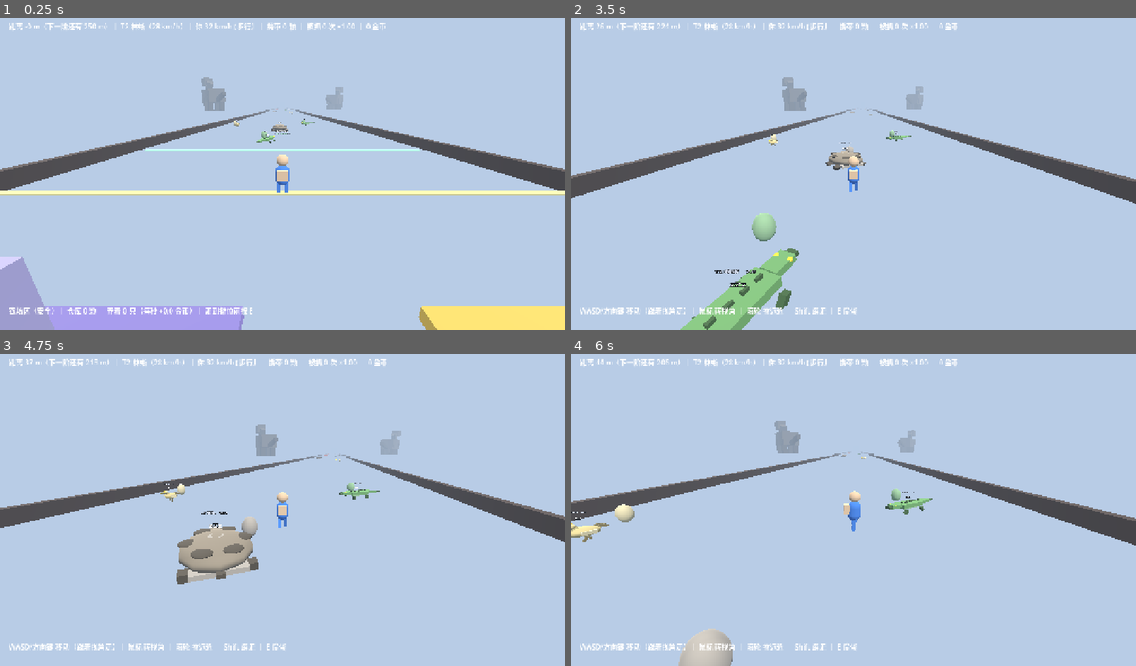
Above: before the commit, frames 1-4 (two rows, left to right).
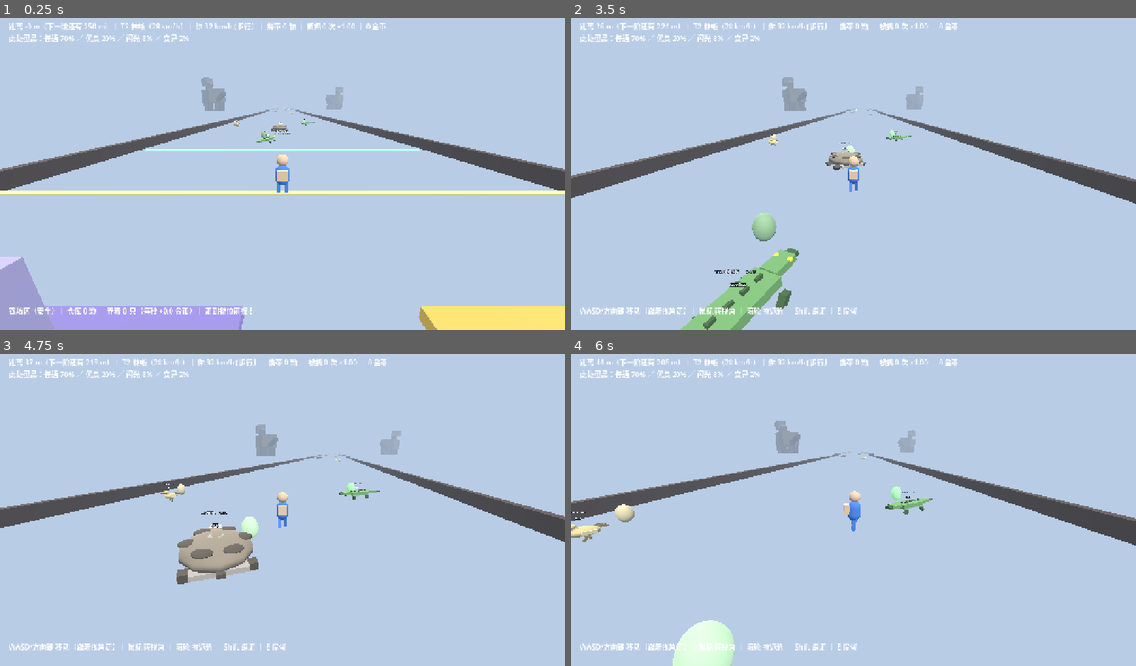
Above: after the commit, the same moments.

Repository: YacgoSomaz/steal_egg
Game: Godot game, scene res://scenes/main.tscn
The game is run twice, just before and just after one commit, with the same random seed, the same clock (stepped at 60 frames per second) and the same inputs.
Inputs (mouse positions are in pixels of both pictures, inside the frame that each line leads up to):
- Up to frame 1 (0.25 s): no input
- Up to frame 2 (3.5 s): tap Enter at 0.5 s; move the mouse to (881, 170) at 0.52 s; hold W (move_forward) from 0.53 s (still down); tap F at 0.6 s; move the mouse to (825, 174) at 1.27 s; tap T at 1.35 s; move the mouse to (864, 164) at 2.02 s; tap 1 at 2.1 s; move the mouse to (847, 177) at 2.77 s; tap 7 at 2.85 s
- Up to frame 3 (4.75 s): keep holding W (move_forward); move the mouse to (322, 510) at 3.52 s; tap R at 3.6 s; move the mouse to (237, 503) at 4.27 s; tap P at 4.35 s
- Up to frame 4 (6 s): move the mouse to (859, 506) at 5.02 s; hold Shift 5.03-5.78 s; move the mouse to (830, 500) at 5.77 s; release W (move_forward) at 5.78 s; hold D (move_right) from 5.78 s (still down); tap E at 5.85 s

The runs differ from the first frame. In frame 1, 0.3% of the frame differs, in the area x 1-54%, y 5-35%; in frame 2, 0.3%; in frame 3, 0.5%; in frame 4, 1.6%, in the area x 1-59%, y 5-100%.

Commit message:
蛋品按跑道长度递增：越深越容易出稀有蛋
用户要求："还是按跑道长度来逐渐出现越来越稀有的蛋吧"

原实现的问题
   roll_quality(rng) 是**纯随机**，跟距离完全无关——
   20 米处的林蜥蛋和 4000 米处的宇宙龙蛋，出闪光/变异的概率一模一样。
   "跑得更深"只换来更高的阶位，蛋本身的稀有度没有任何变化。

改法
   - QUALITIES 删掉 cum 字段（加了距离曲线后它会变成第二个真相来源，
     两处都能算概率早晚对不上——正好是刚踩过的坑）
   - 新增 QUALITY_BASE / QUALITY_DEEP 两张概率表，按距离线性插值：
       起点：普通 70% / 优良 20% / 闪光  8% / 变异  2%
       满距：普通 25% / 优良 30% / 闪光 30% / 变异 15%
     平均倍率 ×1.185 → ×1.633（+38%）
   - 新增 quality_t() / quality_chance()，HUD 和自检共用同一份换算
   - track.gd 传 z（连续距离）而不是 tier：tier 每 2~3 段才跳一阶，
     用距离更平滑，玩家"再往前一点更划算"的感觉才连贯

让玩家看得见（不然曲线等于不存在）
   - egg.gd 按品质分档：体积 1.0/1.12/1.24/1.36 倍，
     颜色偏绿→金→紫，优良以上自发光，闪光/变异加半透明光晕 + 头顶品质标签
   - 稀有蛋浮得更高、转得更快、光晕一呼一吸（静止的发光像贴图）
   - HUD 加第二行「此处蛋品：普通 70% ／ 优良 20% ／ 闪光 8% ／ 变异 2%」

新增 tools/quality_test.gd
   品质曲线错了**不会报任何错**，表现只是"玩家感觉不到跑深有什么用"，
   读代码和跑场景都发现不了。所以用统计断言守：
   ① 概率归一 ② 实测分布 + 平均倍率随距离单调上升 ③ 两端差距够明显
   ④ 越界距离（负数/超长）兜得住
   每档抽 20000 次，实测 4000m 时 变异 15.3%、普通 25.1%，与设计值吻合

Diff:
--- a/scripts/core/main.gd
+++ b/scripts/core/main.gd
@@ -645,10 +645,14 @@
 	var nt_txt := "下一阶还有 %.0f m" % nt if nt > 0.0 else "已是最深阶"
 	var my := GameState.get_display_speed()
 	var foe := float(td.get("speed", 6.0)) * GameState.DISPLAY_SPEED_SCALE
-	_info.text = "距离 %.0f m（%s）｜ T%d %s（%.0f km/h）｜ 你 %.0f km/h【%s】｜ 携带 %d 颗 ｜ 被抓 %d 次 ×%.2f ｜ %.0f 金币" % [
+	# 两行：第一行是位置/速度/资产，第二行是**当前位置的蛋品概率**。
+	# 第二行是关键——品质按跑道长度抽，玩家得能自己算出"再往前一点更划算"，
+	# 否则这条曲线在他眼里根本不存在。
+	_info.text = "距离 %.0f m（%s）｜ T%d %s（%.0f km/h）｜ 你 %.0f km/h【%s】｜ 携带 %d 颗 ｜ 被抓 %d 次 ×%.2f ｜ %.0f 金币\n%s" % [
 		dist, nt_txt, tier, str(td.get("name", "")), foe,
 		my, GameState.speed_title(my), carried_n,
 		GameState.catch_count, GameState.get_penalty_multiplier(), GameState.coins,
+		_quality_line(dist),
 	]
 
 	if not _near_station.is_empty():
@@ -662,6 +666,16 @@
 		_hint.text = "WASD/方向键 移动（跟着视角走）｜ 鼠标 转视角 ｜ 滚轮 拉远近 ｜ Shift 蹲走 ｜ E 偷蛋"
 
 	_toast_label.text = _toast if _toast_time > 0.0 else ""
+
+
+## 当前位置能刷到什么品质的蛋。四个百分比直接写出来，
+## 玩家看一眼就知道"现在跑深一点值不值"。
+func _quality_line(dist: float) -> String:
+	var parts: Array = []
+	for i in range(CreatureDB.QUALITIES.size()):
+		parts.append("%s %.0f%%" % [str(CreatureDB.QUALITIES[i]["name"]),
+			CreatureDB.quality_chance(i, dist) * 100.0])
+	return "此处蛋品：" + " ／ ".join(parts)
 
 
 func _flat_dist(other: Node3D) -> float:
--- a/scripts/data/creature_db.gd
+++ b/scripts/data/creature_db.gd
@@ -38,13 +38,40 @@
 ## 起点本身由玩家速度决定，所以低阶内容会被跳过——没人想再刷一遍草鸡。
 const RUN_TIER_GAPS: Array = [250.0, 600.0, 1200.0, 2200.0, 3800.0, 6300.0, 10000.0, 16000.0]
 
-## 品质：影响养出来之后的产钱效率，也影响卖价
+## 品质：影响养出来之后的产钱效率，也影响卖价。
+## 只放「名字 + 倍率」，**概率不放这里**——概率是随距离变的，见下面两张表。
+## （以前这里存了个 cum 累积值，加了距离曲线之后它就成了第二个真相来源，
+##   两处都能算概率，早晚会对不上。所以直接删掉。）
 const QUALITIES: Array = [
-	{"name": "普通", "mult": 1.0, "cum": 0.70},
-	{"name": "优良", "mult": 1.4, "cum": 0.90},
-	{"name": "闪光", "mult": 1.9, "cum": 0.98},
-	{"name": "变异", "mult": 2.6, "cum": 1.00},
+	{"name": "普通", "mult": 1.0},
+	{"name": "优良", "mult": 1.4},
+	{"name": "闪光", "mult": 1.9},
+	{"name": "变异", "mult": 2.6},
 ]
+
+## ⭐ 品质概率随跑道长度变化。用户的要求：
+## "还是按跑道长度来逐渐出现越来越稀有的蛋吧"
+##
+## 两张表是「起点」和「跑满全程」两端的概率分布，中间线性插值。
+## 用概率而不是累积值，是为了改的时候一眼能看懂、加起来必须等于 1。
+##
+##   起点附近：普通 70% / 优良 20% / 闪光  8% / 变异  2%
+##   跑满全程：普通 25% / 优良 30% / 闪光 30% / 变异 15%
+const QUALITY_BASE: Array = [0.70, 0.20, 0.08, 0.02]
+const QUALITY_DEEP: Array = [0.25, 0.30, 0.30, 0.15]
+
+## 距离 → 稀有度加成系数 t：0 = 起点，1 = 跑满 MAX_RUN_DIST。
+## 单列出来是因为 HUD 和自检都要用它，不能各算各的。
+static func quality_t(run_distance: float) -> float:
+	return clampf(run_distance / MAX_RUN_DIST, 0.0, 1.0)
+
+
+## 某一阶品质在指定距离下的出现概率（0..1）。HUD 用它显示"当前能刷到什么"。
+static func quality_chance(index: int, run_distance: float) -> float:
+	if index < 0 or index >= QUALITY_BASE.size():
+		return 0.0
+	return lerpf(float(QUALITY_BASE[index]), float(QUALITY_DEEP[index]),
+			quality_t(run_distance))
 
 const MAX_TIER: int = 10
 
@@ -105,12 +132,27 @@
 	return TIERS[clampi(tier, 1, MAX_TIER) - 1]
 
 
-static func roll_quality(rng: RandomNumberGenerator) -> Dictionary:
+## 品质名 → 序号（0 普通 … 3 变异）。
+## 给"按品质换外观"用：蛋的模型/发光强度都靠它分档。
+static func quality_index(name: String) -> int:
+	for i in range(QUALITIES.size()):
+		if str(QUALITIES[i]["name"]) == name:
+			return i
+	return 0
+
+
+## 抽品质。**run_distance 决定稀有度曲线**：跑得越深，越容易出闪光/变异。
+## 默认值 0 是为了兼容"没有距离信息"的调用（比如自检），那种情况按起点概率算。
+static func roll_quality(rng: RandomNumberGenerator, run_distance: float = 0.0) -> Dictionary:
+	var t := quality_t(run_distance)
 	var r := rng.randf()
-	for q in QUALITIES:
-		if r <= float(q["cum"]):
-			return q
-	return QUALITIES[0]
+	var acc := 0.0
+	for i in range(QUALITIES.size()):
+		acc += lerpf(float(QUALITY_BASE[i]), float(QUALITY_DEEP[i]), t)
+		if r <= acc:
+			return QUALITIES[i]
+	# 浮点累加可能差一点点到 1.0，兜底给最后（最稀有）那档
+	return QUALITIES[QUALITIES.size() - 1]
 
 
 ## 卖价 = 每秒产出 × 25。养着是细水长流，卖掉是立刻套现
--- a/scripts/run/egg.gd
+++ b/scripts/run/egg.gd
@@ -1,11 +1,21 @@
 extends Node3D
 ## 蛋：躺在沉睡巨兽身边，拿走它就会把主人吵醒
+##
+## ⭐ 蛋的外观**按品质分档**。这不是装饰——品质是按跑道长度抽的，
+## 玩家必须能"远远看见那颗蛋不一样"，才会产生"再往前跑一点"的冲动。
+## 只改数值不改外观的话，稀有度曲线在玩家眼里根本不存在。
+
+const CreatureDB := preload("res://scripts/data/creature_db.gd")
 
 var data: Dictionary = {}
 var owner_creature: Node3D = null
 var taken := false
 var _t := 0.0
 var _mesh: MeshInstance3D
+var _quality := 0
+var _base_y := 0.6
+var _mat: StandardMaterial3D
+var _glow: MeshInstance3D = null
 
 
 func setup(d: Dictionary, owner_ref: Node3D) -> void:
@@ -16,24 +26,78 @@
 
 
 func _build() -> void:
+	_quality = CreatureDB.quality_index(str(data.get("quality_name", "普通")))
+
 	_mesh = MeshInstance3D.new()
 	var m := SphereMesh.new()
-	m.radius = 0.42
-	m.height = 1.15
+	# 越稀有越大一点，轮廓上就能分出来
+	var big := 1.0 + float(_quality) * 0.12
+	m.radius = 0.42 * big
+	m.height = 1.15 * big
 	_mesh.mesh = m
-	var mat := StandardMaterial3D.new()
-	mat.albedo_color = Color(data.get("color", Color(0.95, 0.92, 0.82)))
-	_mesh.material_override = mat
+
+	# 品质越高，颜色越往「绿 → 金 → 紫」偏，并且开始自发光
+	var base := Color(data.get("color", Color(0.95, 0.92, 0.82)))
+	match _quality:
+		0:
+			pass
+		1:
+			base = base.lerp(Color(0.55, 1.0, 0.65), 0.35)
+		2:
+			base = base.lerp(Color(1.0, 0.92, 0.45), 0.55)
+		3:
+			base = base.lerp(Color(0.85, 0.45, 1.0), 0.65)
+
+	_mat = StandardMaterial3D.new()
+	_mat.albedo_color = base
+	if _quality >= 1:
+		_mat.emission_enabled = true
+		_mat.emission = base
+		_mat.emission_energy_multiplier = 0.35 + float(_quality) * 0.5
+	_mesh.material_override = _mat
 	add_child(_mesh)
+
+	# 闪光 / 变异：外面再套一层半透明光晕，隔着几十米也认得出
+	if _quality >= 2:
+		_glow = MeshInstance3D.new()
+		var gm := SphereMesh.new()
+		gm.radius = 0.62 * big
+		gm.height = 1.5 * big
+		_glow.mesh = gm
+		var gmat := StandardMaterial3D.new()
+		gmat.albedo_color = Color(base.r, base.g, base.b, 0.22)
+		gmat.transparency = BaseMaterial3D.TRANSPARENCY_ALPHA
+		gmat.shading_mode = BaseMaterial3D.SHADING_MODE_UNSHADED
+		_glow.material_override = gmat
+		add_child(_glow)
+
+		# 头顶直接标出来，玩家不用凑近看颜色
+		var tag := Label3D.new()
+		tag.text = str(data.get("quality_name", ""))
+		tag.font_size = 30
+		tag.position = Vector3(0.0, 1.5, 0.0)
+		tag.billboard = BaseMaterial3D.BILLBOARD_ENABLED
+		tag.modulate = base
+		tag.outline_size = 8
+		add_child(tag)
 
 
 func _process(delta: float) -> void:
 	if taken:
 		return
 	_t += delta
-	# 轻微浮动 + 自转，让玩家远远就能看见"这有个蛋"
-	_mesh.position.y = 0.6 + sin(_t * 2.0) * 0.09
-	_mesh.rotation.y += delta * 0.6
+	# 轻微浮动 + 自转，让玩家远远就能看见"这有个蛋"。
+	# 稀有蛋浮得更高、转得更快，动感上也不一样。
+	var bob := 0.09 + float(_quality) * 0.03
+	_mesh.position.y = _base_y + sin(_t * (2.0 + float(_quality) * 0.5)) * bob
+	_mesh.rotation.y += delta * (0.6 + float(_quality) * 0.35)
+	# 稀有蛋的光晕一呼一吸：静止的发光看着像贴图，呼吸起来才像"活的"
+	if _glow != null:
+		var pulse := 1.0 + sin(_t * 2.6) * 0.10
+		_glow.scale = Vector3(pulse, pulse, pulse)
+		if _mat != null:
+			_mat.emission_energy_multiplier = \
+					0.35 + float(_quality) * 0.5 + sin(_t * 2.6) * 0.25
 
 
 func take() -> void:
--- a/scripts/run/track.gd
+++ b/scripts/run/track.gd
@@ -175,7 +175,11 @@
 	var ex := clampf(x + _rng.randf_range(-1.8, 1.8) * k, -11.0 * k, 11.0 * k)
 	e.position = Vector3(ex, 0.0, z - 2.4 * k)
 
-	var q: Dictionary = CreatureDB.roll_quality(_rng)
+	# 品质按**这颗蛋离起点多远**抽：跑得越深，越容易出闪光/变异。
+	# 传的是 z 而不是 tier —— tier 是阶位（每 2~3 段才跳一阶），
+	# 而玩家感知的"我跑多深了"是连续的距离。用距离曲线更平滑，
+	# 而且"再往前一点就更容易出好蛋"这件事，玩家能一直感觉到。
+	var q: Dictionary = CreatureDB.roll_quality(_rng, maxf(0.0, -z))
 	var income := float(cd.get("income", 1.0))
 	e.call("setup", {
 		"name": "%s蛋" % str(cd.get("name", "?")),
--- /dev/null
+++ b/tools/quality_test.gd
@@ -0,0 +1,84 @@
+extends SceneTree
+## 蛋品曲线自检：品质是否真的随跑道长度变稀有。
+##
+## 用法：
+##   Godot --headless --script res://tools/quality_test.gd
+##
+## 为什么需要它：品质曲线错了**不会报任何错**，
+## 表现只是"玩家感觉不到跑深了有什么用"——这种 bug 靠读代码和跑场景都发现不了。
+## 只能靠统计断言：跑得越深，平均品质必须单调上升。
+##
+## 纯 CreatureDB 逻辑，不依赖 autoload，所以能直接 --script 跑。
+
+const DB := preload("res://scripts/data/creature_db.gd")
+
+const SAMPLES := 20000
+const DISTS := [0.0, 500.0, 1000.0, 2000.0, 3000.0, 4000.0]
+
+
+func _initialize() -> void:
+	var bad := 0
+
+	# ① 概率必须归一：每个距离下四个品质的概率加起来要是 1
+	print("[蛋品自检] ① 概率归一性")
+	for d in DISTS:
+		var s := 0.0
+		for i in range(DB.QUALITIES.size()):
+			s += DB.quality_chance(i, float(d))
+		if absf(s - 1.0) < 0.0001:
+			print("  ✓ %.0f m 概率合计 %.4f" % [float(d), s])
+		else:
+			print("  ✗ %.0f m 概率合计 %.4f（应为 1.0）" % [float(d), s])
+			bad += 1
+
+	# ② 实测分布 + 平均品质倍率，必须随距离单调上升
+	print("[蛋品自检] ② 实测分布（每档抽 %d 次）" % SAMPLES)
+	var rng := RandomNumberGenerator.new()
+	rng.seed = 20260912
+	var avgs: Array = []
+	for d in DISTS:
+		var counts := [0, 0, 0, 0]
+		var mult_sum := 0.0
+		for _i in range(SAMPLES):
+			var q: Dictionary = DB.roll_quality(rng, float(d))
+			var qi := DB.quality_index(str(q.get("name", "普通")))
+			counts[qi] += 1
+			mult_sum += float(q.get("mult", 1.0))
+		var avg := mult_sum / float(SAMPLES)
+		avgs.append(avg)
+		var cells: Array = []
+		for i in range(4):
+			cells.append("%s %.1f%%" % [str(DB.QUALITIES[i]["name"]),
+				float(counts[i]) / float(SAMPLES) * 100.0])
+		print("  %5.0f m ｜ %s ｜ 平均倍率 ×%.3f" % [float(d), " ／ ".join(cells), avg])
+
+	for i in range(1, avgs.size()):
+		if float(avgs[i]) > float(avgs[i - 1]):
+			print("  ✓ 平均倍率上升：%.0f m ×%.3f → %.0f m ×%.3f" % [
+				float(DISTS[i - 1]), float(avgs[i - 1]),
+				float(DISTS[i]), float(avgs[i])])
+		else:
+			print("  ✗ 平均倍率没上升：%.0f m ×%.3f → %.0f m ×%.3f" % [
+				float(DISTS[i - 1]), float(avgs[i - 1]),
+				float(DISTS[i]), float(avgs[i])])
+			bad += 1
+
+	# ③ 两端必须明显不同，否则"跑深有回报"这件事玩家感受不到
+	var gain := float(avgs[avgs.size() - 1]) / maxf(0.001, float(avgs[0]))
+	if gain > 1.3:
+		print("[蛋品自检] ③ 起点 → 满距离 平均倍率提升 ×%.2f（够明显）" % gain)
+	else:
+		print("[蛋品自检] ③ 起点 → 满距离 只提升 ×%.2f —— 差距太小，玩家感受不到" % gain)
+		bad += 1
+
+	# ④ 越界距离要能兜住（负数 / 超长），不能崩也不能给出怪值
+	var q_neg: Dictionary = DB.roll_quality(rng, -999.0)
+	var q_over: Dictionary = DB.roll_quality(rng, 999999.0)
+	print("[蛋品自检] ④ 越界距离：-999 m → %s ｜ 999999 m → %s"
+		% [str(q_neg.get("name", "?")), str(q_over.get("name", "?"))])
+
+	if bad == 0:
+		print("[蛋品自检] 全部通过")
+	else:
+		print("[蛋品自检] %d 项有问题" % bad)
+	quit()
